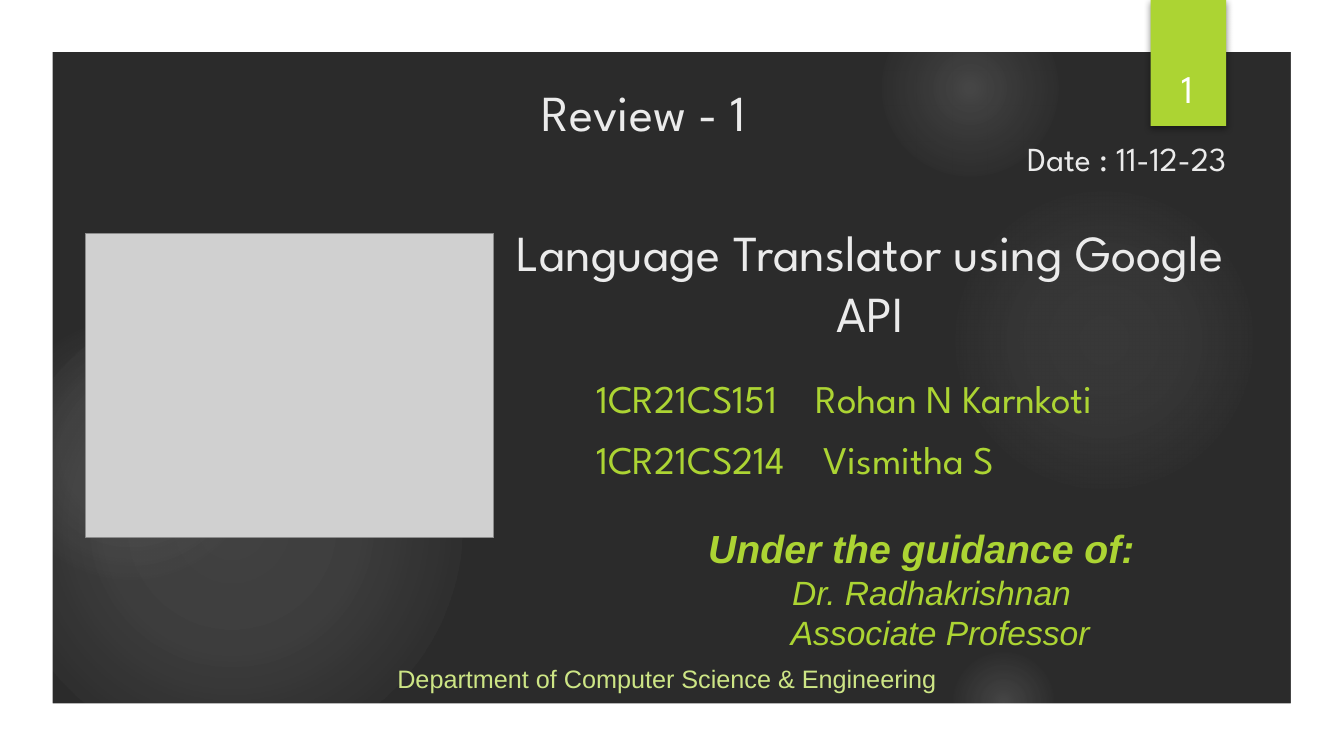
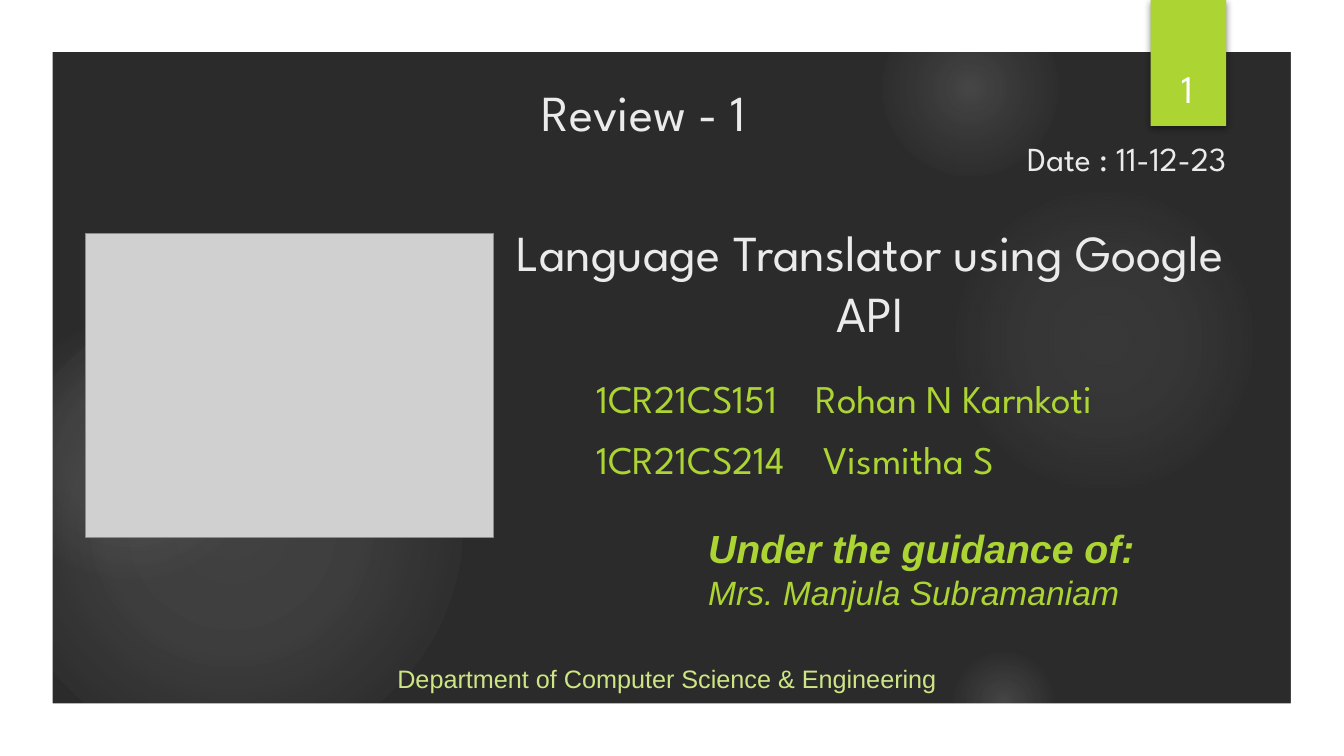
Before and after one commit to vis1003/miniprojects, a slide deck: slide 1 of Language Translator/Team_16_ProjectReview_1.pptx. Drawn at 1344x756 pixels with LibreOffice and Linux fonts; fonts in the diff are those of the drawing; grey boxes stand for pictures; background and template pictures are left out; a plain dark background stands for a picture behind light text. Boxes give left, top, right and bottom in pixels: in the first picture for what was removed or moved away, otherwise in the second. Text is boxed around its words. In the diff, an @@ line names an element or a change of style, - is before the commit and + after.

Commit message:
updated ppt

```diff
--- a/Language Translator/Team_16_ProjectReview_1.pptx
+++ b/Language Translator/Team_16_ProjectReview_1.pptx
@@ text at bbox=[708, 580, 1119, 612]: text changed @@
-Dr. Radhakrishnan
-Associate Professor
+Mrs. Manjula Subramaniam
```
